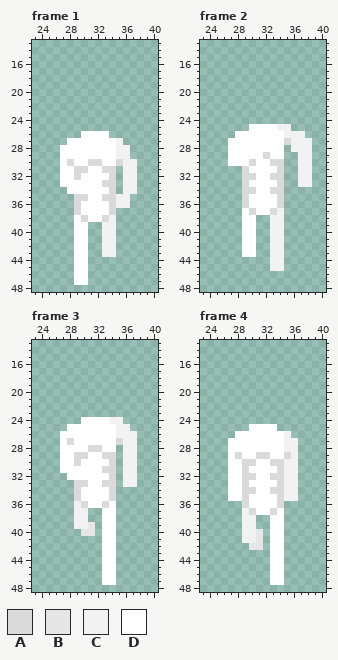
Two states of a pixel-art file, Assets/Art/Characters/Player/Run/Player_Run_Down.aseprite. The picture above is the old version.
64x64 pixels, 8 frames. Shown: frame 1: x 23..40, y 13..48; frame 2: x 23..40, y 13..48; frame 3: x 23..40, y 13..48; frame 4: x 23..40, y 13..48. The commit also changed other frames, which this record leaves out.
Visible layers, top first: "Skin/Left Arm", "Skin/Right Arm", "Skin/Chest", "Skin/Left Leg", "Skin/Right Leg".
Palette (. is transparent): A #dadada  B #e6e6e6  C #f2f2f2  D #ffffff
Pixels before, frame 1, first column x 27:
26 ...DDDD....
27 .DDDDDDDC..
28 DDDDDDDDCC.
29 DDDDDDDDCC.
30 DADDAADDACC
31 DDAADDAA.CC
32 DDADDDDA.CC
33 DDDDDDAA.CC
34 .DDDDDDA.CC
35 ..AADDAACC.
36 ..ADDDDACC.
37 ..ADDDDA...
38 ..DADDAC...
39 ..DD..CC...
40 ..DD..CC...
41 ..DD..CC...
42 ..DD..CC...
43 ..DD..CC...
44 ..DD.......
45 ..DD.......
46 ..DD.......
47 ..DD.......
Pixels before, frame 2, first column x 27:
25 ...DDDDCC...
26 .DDDDDDDCCC.
27 DDDDDDDDACCC
28 DDDDDDDD.CCC
29 DDDDDADD..CC
30 DDDADDAA..CC
31 ..ADDDDA..CC
32 ..AADDAA..CC
33 ..ADDDDA..CC
34 ..AADDAA....
35 ..ADDDDA....
36 ..ADDDDA....
37 ..DADDAC....
38 ..DD..CC....
39 ..DD..CC....
40 ..DD..CC....
41 ..DD..CC....
42 ..DD..CC....
43 ..DD..CC....
44 ......CC....
45 ......CC....
Pixels before, frame 3, first column x 27:
24 ...DDDDCC..
25 .DDDDDDDCC.
26 DDDDDDDDCCC
27 DADDDDDDACC
28 DDDDAADD.CC
29 DDAADDAA.CC
30 DDADDDDA.CC
31 DDDDDDAA.CC
32 .DDDDDDA.CC
33 ..AADDAA.CC
34 ..ADDDDA...
35 ..ADDDDA...
36 ..CADDAD...
37 ..CC..DD...
38 ..CC..DD...
39 ..CCB.DD...
40 ...BB.DD...
41 ......DD...
42 ......DD...
43 ......DD...
44 ......DD...
45 ......DD...
46 ......DD...
47 ......DD...
Pixels before, frame 4, first column x 27:
25 ...DDDD...
26 .DDDDDDDC.
27 DDDDDDDDCC
28 DDDDDDDDCC
29 DADDAADDAC
30 DDAADDAACC
31 DDADDDDACC
32 DDAADDAACC
33 DDADDDDACC
34 DDAADDAACC
35 DDADDDDACC
36 ..ADDDDA..
37 ..CADDAD..
38 ..CC..DD..
39 ..CC..DD..
40 ..CCB.DD..
41 ..CCB.DD..
42 ...BB.DD..
43 ......DD..
44 ......DD..
45 ......DD..
46 ......DD..
47 ......DD..
After the commit:
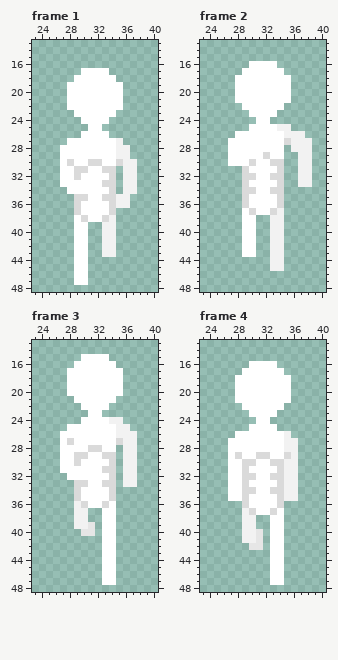
Log entry: Player Head Run Anim
Changes in this commit:
layer "Skin/Head" now shown
Changed rows in their new state; - is an unchanged pixel.
Frame 1, layer "Skin/Head":
first column x 28:
17 --DDDD--
18 -DDDDDD-
19 DDDDDDDD
20 DDDDDDDD
21 DDDDDDDD
22 DDDDDDDD
23 -DDDDDD-
24 --DDDD--
25 ---DD---
Frame 2, layer "Skin/Head":
first column x 28:
16 --DDDD--
17 -DDDDDD-
18 DDDDDDDD
19 DDDDDDDD
20 DDDDDDDD
21 DDDDDDDD
22 -DDDDDD-
23 --DDDD--
24 ---DD---
Frame 3, layer "Skin/Head":
first column x 28:
15 --DDDD--
16 -DDDDDD-
17 DDDDDDDD
18 DDDDDDDD
19 DDDDDDDD
20 DDDDDDDD
21 -DDDDDD-
22 --DDDD--
23 ---DD---
Frame 4, layer "Skin/Head": the same change as frame 2
Changed places in both pictures, as pixel boxes (x1, y1, x2, y2):
added: (67, 68, 123, 131)
added: (235, 61, 291, 124)
added: (67, 354, 123, 417)
added: (235, 361, 291, 424)
